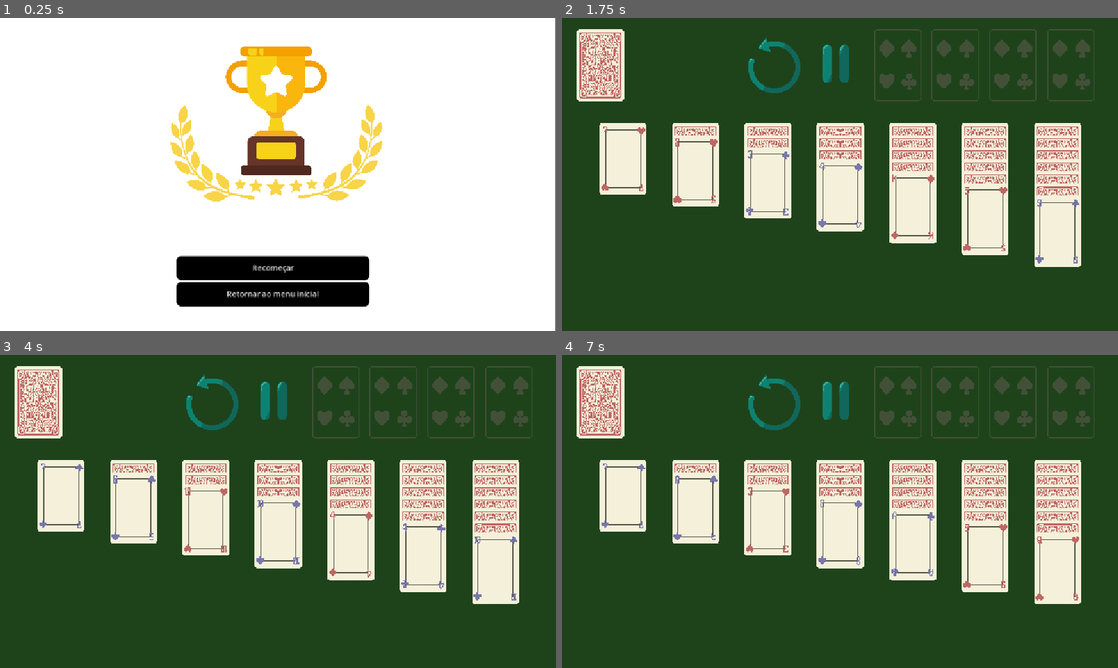
Above: before the commit, frames 1-4 (two rows, left to right).
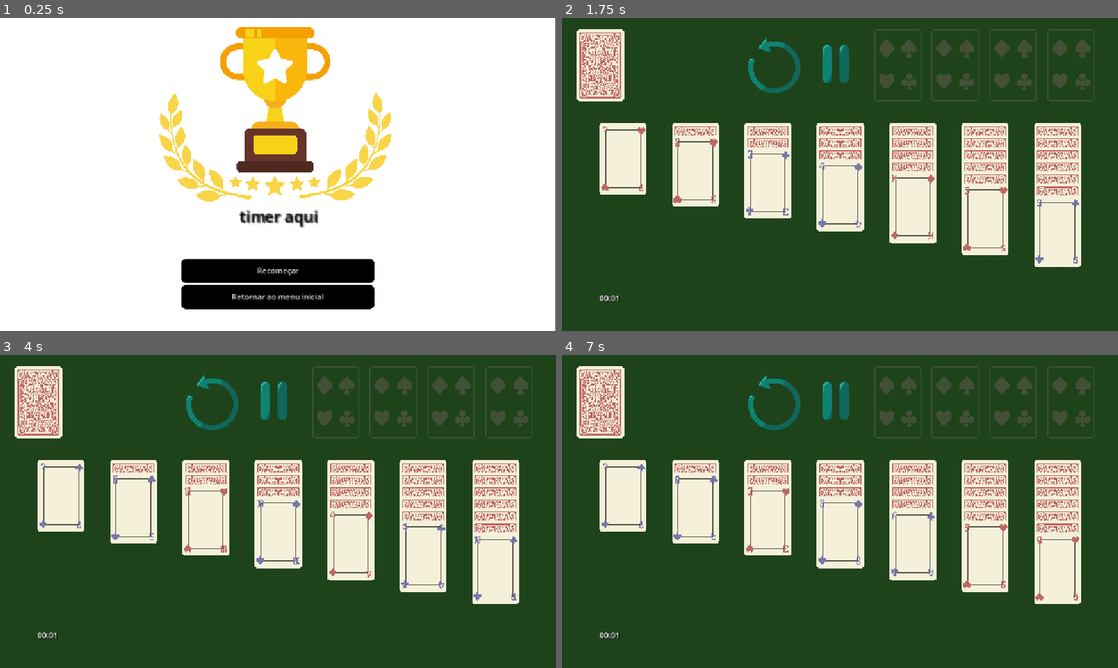
Above: after the commit, the same moments.

Repository: biarog/Paciencia-Maritacas
Game: Godot game, scene res://cenas/TelaVencedor.tscn
Two runs of this game, one before a commit and one after it. Both use one fixed random seed, a clock stepped at 60 frames per second and the inputs below. This scene is started directly instead of the project's main scene.
Inputs (mouse positions are in pixels of both pictures, inside the frame that each line leads up to):
- Up to frame 1 (0.25 s): no input
- Up to frame 2 (1.75 s): click "Recomeçar" at 0.5 s; click (773, 64) at 1.25 s
- Up to frame 3 (4 s): click (272, 401) at 2 s; click "Recomeçar" at 2.75 s; click (211, 401) at 3.5 s
- Up to frame 4 (7 s): click (834, 401) at 4.25 s; click "Retornar ao menu inicial" at 5 s; click "Iniciar" at 5.75 s; click (773, 401) at 6.5 s

The runs differ from the first frame. In frame 1, 8.4% of the frame differs, in the area x 28-71%, y 2-94%; in frame 2, less than 0.1%; in frame 3, less than 0.1%; in frame 4, less than 0.1%.

Commit message:
adicionado o timer simples a mesa

Diff:
--- a/cenas/TelaVencedor.tscn
+++ b/cenas/TelaVencedor.tscn
@@ -19,36 +19,31 @@
 anchor_top = 0.5
 anchor_right = 0.5
 anchor_bottom = 0.5
-offset_left = -334.5
-offset_top = -240.0
-offset_right = 334.5
-offset_bottom = 240.0
+offset_left = -575.0
+offset_top = -321.0
+offset_right = 579.0
+offset_bottom = 321.0
 grow_horizontal = 2
 grow_vertical = 2
 mouse_filter = 2
 theme_override_styles/panel = SubResource("StyleBoxFlat_sd6kp")
 
-[node name="VBoxContainer" type="VBoxContainer" parent="TelaVencedor/Panel"]
+[node name="CenterContainerBotoes" type="CenterContainer" parent="TelaVencedor/Panel"]
+layout_mode = 2
+offset_top = 448.0
+offset_right = 1149.0
+offset_bottom = 647.0
+
+[node name="VBoxContainer" type="VBoxContainer" parent="TelaVencedor/Panel/CenterContainerBotoes"]
 z_index = 1
 custom_minimum_size = Vector2(300, 0)
-layout_mode = 1
-anchors_preset = -1
-anchor_left = 0.5
-anchor_top = 0.541
-anchor_right = 0.5
-anchor_bottom = 0.541
-offset_left = -211.5
-offset_top = 94.32
-offset_right = 188.5
-offset_bottom = 307.32
-grow_horizontal = 2
-grow_vertical = 2
+layout_mode = 2
 size_flags_horizontal = 4
 size_flags_vertical = 4
 mouse_filter = 2
 alignment = 1
 
-[node name="Recomecar" type="Button" parent="TelaVencedor/Panel/VBoxContainer"]
+[node name="Recomecar" type="Button" parent="TelaVencedor/Panel/CenterContainerBotoes/VBoxContainer"]
 custom_minimum_size = Vector2(400, 50)
 layout_mode = 2
 theme_override_styles/hover = ExtResource("1_vm3ar")
@@ -56,7 +51,7 @@
 theme_override_styles/normal = ExtResource("2_w13tv")
 text = "Recomeçar"
 
-[node name="Retornar_Menu_Inicial" type="Button" parent="TelaVencedor/Panel/VBoxContainer"]
+[node name="Retornar_Menu_Inicial" type="Button" parent="TelaVencedor/Panel/CenterContainerBotoes/VBoxContainer"]
 custom_minimum_size = Vector2(400, 50)
 layout_mode = 2
 theme_override_styles/hover = ExtResource("1_vm3ar")
@@ -64,25 +59,42 @@
 theme_override_styles/normal = ExtResource("2_w13tv")
 text = "Retornar ao menu inicial"
 
-[node name="TextureRect3" type="TextureRect" parent="TelaVencedor/Panel"]
-layout_mode = 1
-anchors_preset = -1
-offset_left = 94.0
-offset_top = -40.0
-offset_right = 2491.0
-offset_bottom = 1725.0
-scale = Vector2(0.2, 0.2)
+[node name="CenterContainerTrofeu" type="CenterContainer" parent="TelaVencedor/Panel"]
+layout_mode = 0
+offset_right = 4584.0
+offset_bottom = 1585.0
+scale = Vector2(0.25, 0.25)
+
+[node name="TextureRect3" type="TextureRect" parent="TelaVencedor/Panel/CenterContainerTrofeu"]
+layout_mode = 2
 mouse_filter = 2
 texture = ExtResource("3_0vfom")
 
 [node name="ColorRect" type="ColorRect" parent="TelaVencedor/Panel"]
 z_index = -9
 layout_mode = 0
-offset_left = -242.5
-offset_top = -84.0
-offset_right = 907.5
-offset_bottom = 567.0
+offset_left = -2.0
+offset_top = -3.0
+offset_right = 1148.0
+offset_bottom = 648.0
 mouse_filter = 2
 
-[connection signal="pressed" from="TelaVencedor/Panel/VBoxContainer/Recomecar" to="." method="_on_recomecar_pressed"]
-[connection signal="pressed" from="TelaVencedor/Panel/VBoxContainer/Retornar_Menu_Inicial" to="." method="_on_retornar_menu_inicial_pressed"]
+[node name="CenterContainerTempo" type="CenterContainer" parent="TelaVencedor/Panel"]
+offset_left = 6.0
+offset_top = 364.0
+offset_right = 575.0
+offset_bottom = 435.0
+scale = Vector2(2, 2)
+
+[node name="Label" type="Label" parent="TelaVencedor/Panel/CenterContainerTempo"]
+custom_minimum_size = Vector2(2, 0)
+layout_mode = 2
+theme_override_colors/font_color = Color(0, 0, 0, 1)
+theme_override_colors/font_shadow_color = Color(0.366595, 0.366595, 0.366595, 1)
+text = "timer aqui
+"
+horizontal_alignment = 1
+vertical_alignment = 1
+
+[connection signal="pressed" from="TelaVencedor/Panel/CenterContainerBotoes/VBoxContainer/Recomecar" to="." method="_on_recomecar_pressed"]
+[connection signal="pressed" from="TelaVencedor/Panel/CenterContainerBotoes/VBoxContainer/Retornar_Menu_Inicial" to="." method="_on_retornar_menu_inicial_pressed"]
--- a/cenas/mesa_paciencia.tscn
+++ b/cenas/mesa_paciencia.tscn
@@ -14,6 +14,7 @@
 [ext_resource type="Texture2D" uid="uid://db24u72u6mg6c" path="res://Assets/GUI/pause_btn.png" id="7_gutj4"]
 [ext_resource type="Script" uid="uid://cpfvyrr43jw0i" path="res://scripts/button_animation.gd" id="7_snca4"]
 [ext_resource type="Script" uid="uid://dcqp7oc0r2exi" path="res://scripts/menu_pausa.gd" id="8_wu64m"]
+[ext_resource type="Script" uid="uid://dyfvlqa220tqd" path="res://cenas/timer.gd" id="15_x2ec5"]
 
 [sub_resource type="RectangleShape2D" id="RectangleShape2D_udm32"]
 size = Vector2(140.5, 444)
@@ -404,8 +405,24 @@
 theme_override_styles/normal = ExtResource("6_c4sgq")
 text = "Retornar ao menu inicial"
 
+[node name="Timer" type="Node2D" parent="."]
+script = ExtResource("15_x2ec5")
+
+[node name="NoTimer" type="Timer" parent="Timer"]
+
+[node name="CenterContainer" type="CenterContainer" parent="Timer"]
+offset_top = 512.0
+offset_right = 196.0
+offset_bottom = 648.0
+
+[node name="Label" type="Label" parent="Timer/CenterContainer"]
+layout_mode = 2
+theme_override_colors/font_color = Color(1, 1, 1, 1)
+theme_override_colors/font_shadow_color = Color(0, 0, 0, 1)
+
 [connection signal="gui_input" from="Controle Deck/Deck" to="Controle Deck" method="_on_deck_gui_input"]
 [connection signal="pressed" from="GUI/HBoxContainer/Pausar" to="." method="_on_pausar_pressed"]
 [connection signal="pressed" from="MenuPausa/Panel/VBoxContainer/Continue" to="." method="_on_continue_pressed"]
 [connection signal="pressed" from="MenuPausa/Panel/VBoxContainer/Recomecar" to="." method="_on_recomecar_pressed"]
 [connection signal="pressed" from="MenuPausa/Panel/VBoxContainer/Retornar_Menu_Inicial" to="." method="_on_retornar_menu_inicial_pressed"]
+[connection signal="timeout" from="Timer/NoTimer" to="Timer" method="_on_no_timer_timeout"]
--- /dev/null
+++ b/cenas/testando_timer.gd
@@ -0,0 +1,16 @@
+extends Node2D
+
+var tempo_total = 0
+
+func _ready() -> void:
+	$Timer.start()
+
+func _on_timer_timeout() -> void:
+	tempo_total = tempo_total+1
+	print(tempo_total)
+	$CenterContainer/Label.text = formatar_tempo(tempo_total)
+
+func formatar_tempo(segundos: float) -> String:
+	var min = int(segundos) / 60
+	var seg = int(segundos) % 60
+	return "%02d:%02d" % [min, seg]
--- /dev/null
+++ b/cenas/testando_timer.tscn
@@ -0,0 +1,19 @@
+[gd_scene load_steps=2 format=3 uid="uid://4drg7dr7mku0"]
+
+[ext_resource type="Script" uid="uid://jsg7sxidnuri" path="res://cenas/testando_timer.gd" id="1_ffcr2"]
+
+[node name="TestandoTimer" type="Node2D"]
+script = ExtResource("1_ffcr2")
+
+[node name="Timer" type="Timer" parent="."]
+
+[node name="CenterContainer" type="CenterContainer" parent="."]
+offset_right = 1153.0
+offset_bottom = 648.0
+
+[node name="Label" type="Label" parent="CenterContainer"]
+layout_mode = 2
+theme_override_colors/font_color = Color(1, 1, 1, 1)
+theme_override_colors/font_shadow_color = Color(0, 0, 0, 1)
+
+[connection signal="timeout" from="Timer" to="." method="_on_timer_timeout"]
--- /dev/null
+++ b/cenas/timer.gd
@@ -0,0 +1,17 @@
+extends Node2D
+
+var tempo_total = 0
+
+func _ready() -> void:
+	$NoTimer.start()
+
+func formatar_tempo(segundos: float) -> String:
+	var min = int(segundos) / 60
+	var seg = int(segundos) % 60
+	return "%02d:%02d" % [min, seg]
+
+
+func _on_no_timer_timeout() -> void:
+	tempo_total = tempo_total+1
+	print(tempo_total)
+	$CenterContainer/Label.text = formatar_tempo(tempo_total)
--- /dev/null
+++ b/scripts/save.gd
@@ -0,0 +1,23 @@
+# Save.gd
+extends Node
+class_name Save
+# vai conter dados da rodada
+
+# Classe abstrata — não instanciar diretamente
+# Variáveis privadas (por convenção, com underline)
+var _tempo_segundos: int = 0
+var _tempo_minutos: int = 0
+
+# Getter e setter para tempo_segundos
+func set_tempo_segundos(valor: int) -> void:
+	_tempo_segundos = valor
+
+func get_tempo_segundos() -> int:
+	return _tempo_segundos
+
+# Getter e setter para tempo_minutos
+func set_tempo_minutos(valor: int) -> void:
+	_tempo_minutos = valor
+
+func get_tempo_minutos() -> int:
+	return _tempo_minutos
--- /dev/null
+++ b/testetimer.tscn
@@ -0,0 +1,3 @@
+[gd_scene format=3 uid="uid://bu5cdqb6ei71i"]
+
+[node name="Node2D" type="Node2D"]
Binary file added: Assets/imagens/icone_cronometro.png
Not shown, added: Assets/imagens/icone_cronometro.png.import
Not shown: 1 places in cenas/mesa_paciencia.tscn that only renumber resources
Not shown, added: cenas/testando_timer.gd.uid
Not shown, added: cenas/timer.gd.uid
Not shown, added: scripts/save.gd.uid
